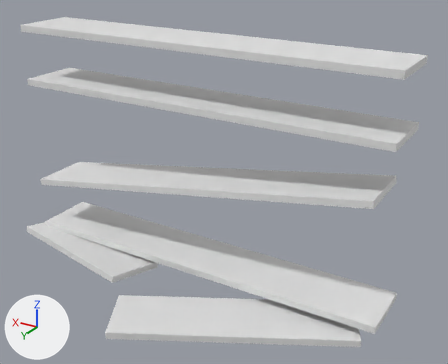
The glTF model assets/kit/dressing/recess_shelves_broken.glb, before and after one commit.
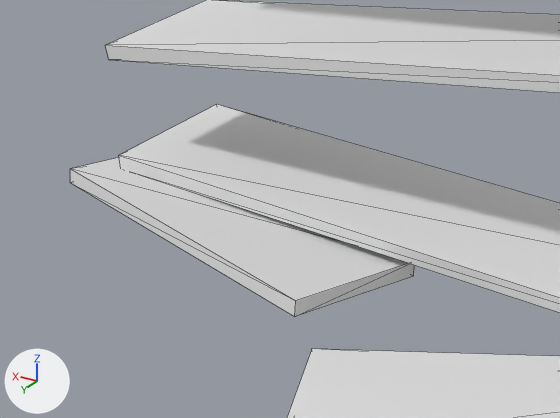
There are two pictures of each version: one whole from a 50 mm camera at (-2.35, 3.58, 2.62) aimed at (-0.31, 0.18, 0.92), one close up on the part from 0% to 48% of the width and 45% to 88% of the height. Lighting does not change. The marker at lower left points along +X, +Y and +Z. The older version's two pictures come first. The close-ups show mesh edges as thin lines. Where no turn or scale is listed for an object, it has been applied to the vertices. Vertices at exactly the same position are counted once.

Objects in the first close-up: 'recess_shelves_broken__boards'.
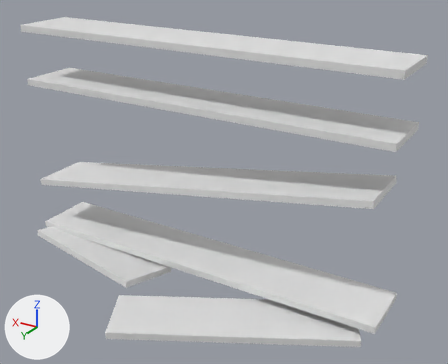
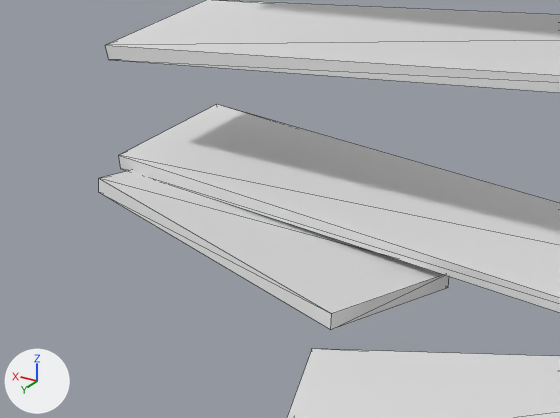
Scene script edits in JSON lines:
```json
{"block": "me_recess_shelves_broken__boards", "where": "# used by ob_recess_shelves_broken__boards; location = (0.0, 0.0, 0.0)"}
{"op": "remove", "block": "me_recess_shelves_broken__boards", "code": "me_recess_shelves_broken__boards.from_pydata(...)  # 48 vertices, 72 faces; spans x -1.48..1.58, y -0.25..1.05, z 0.0..1.85"}
{"op": "add", "block": "me_recess_shelves_broken__boards", "code": "me_recess_shelves_broken__boards.from_pydata(...)  # 48 vertices, 72 faces; spans x -1.48..1.48, y -0.25..1.05, z 0.0..1.85"}
{"block": "me_recess_shelves_broken__boards", "change": "me_recess_shelves_broken__boards part 1: the loose piece of 8 vertices spanning x 0.32..1.58, y -0.1..0.6, z 0.03..0.15 is moved by (-0.13, 0.0, 0.0)"}
```

Where the change shows, as pixel boxes (x1, y1, x2, y2) in the close-ups (560 x 418 px; the box of a moved part takes in the faces that stretch with it):
```json
{"object": "recess_shelves_broken__boards", "change": "reshaped", "before": [70, 0, 560, 418], "after": [99, 0, 560, 418]}
{"part": 1, "of": "me_recess_shelves_broken__boards", "change": "moved or reshaped", "before": [70, 158, 414, 317], "after": [99, 170, 449, 330]}
```
